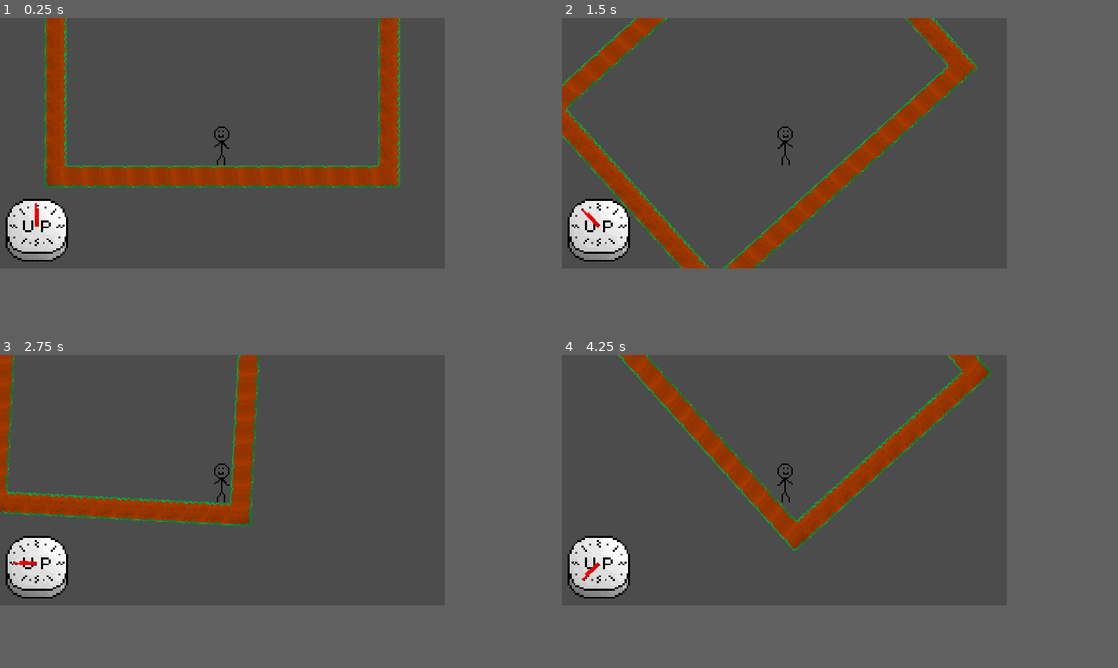
Above: before the commit, frames 1-4 (two rows, left to right).
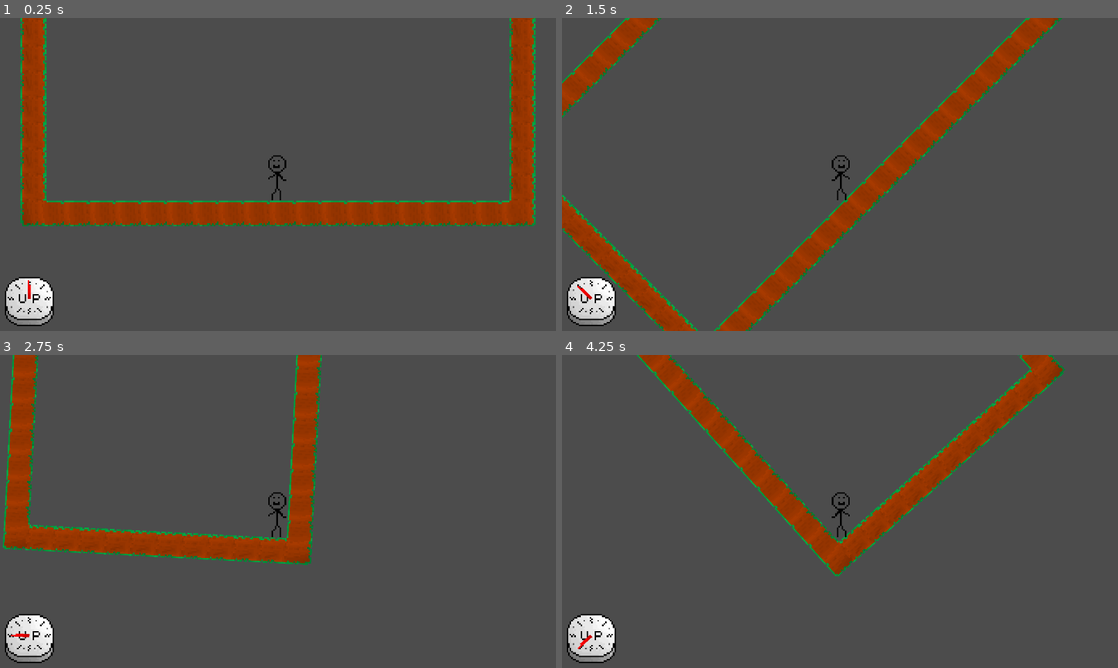
Above: after the commit, the same moments.

Repository: JdavisBro/Gravitational-Field-Day
Game: Godot game, scene res://src/levels/0.tscn
Two runs of this game, one before a commit and one after it. Both use one fixed random seed, a clock stepped at 60 frames per second and the inputs below.
Inputs (mouse positions are in pixels of both pictures, inside the frame that each line leads up to):
- Up to frame 1 (0.25 s): no input
- Up to frame 2 (1.5 s): tap Enter (ui_accept) at 0.5, 0.77 s; move the mouse to (884, 130) at 0.52 s; press the mouse at (884, 130) at 0.53 s; hold Right (ui_right) 0.53-1.28 s; right-click (884, 130) at 0.8 s; move the mouse to (695, 155) at 1.27 s; release the mouse at (695, 155) at 1.28 s; hold Left (ui_left) from 1.28 s (still down); right-click (695, 155) at 1.35 s
- Up to frame 3 (2.75 s): tap Enter (ui_accept) at 1.52 s; click (133, 492) at 1.55 s; move the mouse to (266, 423) at 2.02 s; release Left (ui_left) at 2.03 s; press the mouse at (266, 423) at 2.03 s; hold Right (ui_right) from 2.03 s (still down); right-click (266, 423) at 2.3 s
- Up to frame 4 (4.25 s): move the mouse to (762, 530) at 2.77 s; release the mouse at (762, 530) at 2.78 s; right-click (762, 530) at 2.85 s; tap Enter (ui_accept) at 3.02, 3.77 s; click (762, 530) at 3.05 s; move the mouse to (917, 517) at 3.52 s; release Right (ui_right) at 3.53 s; press the mouse at (917, 517) at 3.53 s; hold Left (ui_left) from 3.53 s (still down); right-click (917, 517) at 3.8 s
In our replay, the window is 640x360 before the commit and 800x450 after it. These sizes can differ from the game's own. Grey fills any space a smaller window leaves; there, only what the larger window draws over its background counts as a difference.

The runs differ from the first frame. In frame 1, 24% of the frame differs, in the area x 0-97%, y 0-99%; in frame 2, 19%; in frame 3, 18%; in frame 4, 16%.

Commit message:
Resized Window to make diagonal pixels smoother

Diff:
--- a/project.godot
+++ b/project.godot
@@ -16,8 +16,8 @@
 
 [display]
 
-window/size/width=640
-window/size/height=360
+window/size/width=1280
+window/size/height=720
 window/stretch/mode="viewport"
 window/stretch/aspect="keep"
 
--- a/src/levels/0.tscn
+++ b/src/levels/0.tscn
@@ -391,11 +391,11 @@
 
 [node name="Node2D" type="Node2D"]
 
-[node name="TileMap" type="TileMap" parent="."]
+[node name="Terrain" type="TileMap" parent="."]
 tile_set = SubResource( 17 )
 cell_size = Vector2( 16, 16 )
 format = 1
-tile_data = PoolIntArray( 0, 8, 0, 1, 9, 0, 2, 9, 0, 3, 9, 0, 4, 9, 0, 5, 9, 0, 6, 9, 0, 7, 9, 0, 8, 9, 0, 9, 9, 0, 10, 9, 0, 11, 9, 0, 12, 9, 0, 13, 9, 0, 14, 9, 0, 15, 10, 0, 65536, 6, 0, 65551, 6, 0, 131072, 6, 0, 131087, 6, 0, 196608, 6, 0, 196623, 6, 0, 262144, 6, 0, 262159, 6, 0, 327680, 6, 0, 327695, 6, 0, 393216, 6, 0, 393231, 6, 0, 458752, 6, 0, 458767, 6, 0, 524288, 6, 0, 524303, 6, 0, 589824, 6, 0, 589839, 6, 0, 655360, 6, 0, 655375, 6, 0, 720896, 5, 0, 720897, 9, 0, 720898, 9, 0, 720899, 9, 0, 720900, 9, 0, 720901, 9, 0, 720902, 9, 0, 720903, 9, 0, 720904, 9, 0, 720905, 9, 0, 720906, 9, 0, 720907, 9, 0, 720908, 9, 0, 720909, 9, 0, 720910, 9, 0, 720911, 7, 0 )
-
-[node name="KinematicBody2D" parent="." instance=ExtResource( 1 )]
+tile_data = PoolIntArray( 65534, 8, 0, 65535, 9, 0, 0, 9, 0, 1, 9, 0, 2, 9, 0, 3, 9, 0, 4, 9, 0, 5, 9, 0, 6, 9, 0, 7, 9, 0, 8, 9, 0, 9, 9, 0, 10, 9, 0, 11, 9, 0, 12, 9, 0, 13, 9, 0, 14, 9, 0, 15, 9, 0, 16, 9, 0, 17, 10, 0, 131070, 6, 0, 65553, 6, 0, 196606, 6, 0, 131089, 6, 0, 262142, 6, 0, 196625, 6, 0, 327678, 6, 0, 262161, 6, 0, 393214, 6, 0, 327697, 6, 0, 458750, 6, 0, 393233, 6, 0, 524286, 6, 0, 458769, 6, 0, 589822, 6, 0, 524305, 6, 0, 655358, 6, 0, 589841, 6, 0, 720894, 6, 0, 655377, 6, 0, 786430, 5, 0, 786431, 9, 0, 720896, 9, 0, 720897, 9, 0, 720898, 9, 0, 720899, 9, 0, 720900, 9, 0, 720901, 9, 0, 720902, 9, 0, 720903, 9, 0, 720904, 9, 0, 720905, 9, 0, 720906, 9, 0, 720907, 9, 0, 720908, 9, 0, 720909, 9, 0, 720910, 9, 0, 720911, 9, 0, 720912, 9, 0, 720913, 7, 0 )
+
+[node name="Player" parent="." instance=ExtResource( 1 )]
 position = Vector2( 128, 96 )
--- a/src/sprites/Player.gd
+++ b/src/sprites/Player.gd
@@ -1,7 +1,7 @@
 extends KinematicBody2D
 
 var targetDeg = null
-var speed = 500
+var speed = 250
 var gravity = 300
 var gravityChangeSpeed = 0.1
 var up = 0.0
@@ -27,7 +27,6 @@
 		if(diff < least_diff):
 			best_match = number
 			least_diff = diff
-		print(number," ",diff," ",least_diff," ",best_match)
 	return best_match
 
 func change_gravity(direction):
@@ -40,7 +39,7 @@
 		if up > 360: # 361 == 1
 			up = 1
 	rotation_degrees = -up
-	$compassNeedle.rotation_degrees = up
+	$compassBase/compassNeedle.rotation_degrees = up
 	gravityDir.x = sin(deg2rad(up))
 	gravityDir.y = cos(deg2rad(up))
 
@@ -50,11 +49,10 @@
 		return
 	if targetDeg == null:
 		targetDeg = find_closest(up, snaps)
-	else:
-		if targetDeg > up:
-			change_gravity(1)
-		elif targetDeg < up:
-			change_gravity(0)
+	if targetDeg > up:
+		change_gravity(1)
+	elif targetDeg < up:
+		change_gravity(0)
 
 func get_input():
 	if Input.is_action_pressed("ui_left"):
@@ -70,7 +68,7 @@
 	elif Input.is_action_pressed("gravity_right"):
 		change_gravity(1)
 		targetDeg = null
-	elif frames % 2 == 0:
+	else:
 		no_gravity_change()
 
 func check_direction():
--- a/src/sprites/Player.tscn
+++ b/src/sprites/Player.tscn
@@ -19,9 +19,6 @@
 
 [node name="Player" type="KinematicBody2D"]
 script = ExtResource( 2 )
-__meta__ = {
-"_edit_group_": true
-}
 
 [node name="AnimatedSprite" type="AnimatedSprite" parent="."]
 frames = SubResource( 1 )
@@ -33,14 +30,14 @@
 [node name="Camera2D" type="Camera2D" parent="."]
 rotating = true
 current = true
-zoom = Vector2( 0.5, 0.5 )
+zoom = Vector2( 0.27, 0.27 )
 
 [node name="compassBase" type="Sprite" parent="."]
-position = Vector2( -133.414, 62.6542 )
-scale = Vector2( 1.40969, 1.40969 )
+position = Vector2( -154.578, 78.9647 )
+scale = Vector2( 0.959875, 0.959875 )
 texture = ExtResource( 3 )
 
-[node name="compassNeedle" type="Sprite" parent="."]
-position = Vector2( -133.414, 60 )
-scale = Vector2( 1.41, 1.41 )
+[node name="compassNeedle" type="Sprite" parent="compassBase"]
+position = Vector2( 0, -1.88282 )
+scale = Vector2( 1.00022, 1.00022 )
 texture = ExtResource( 4 )
